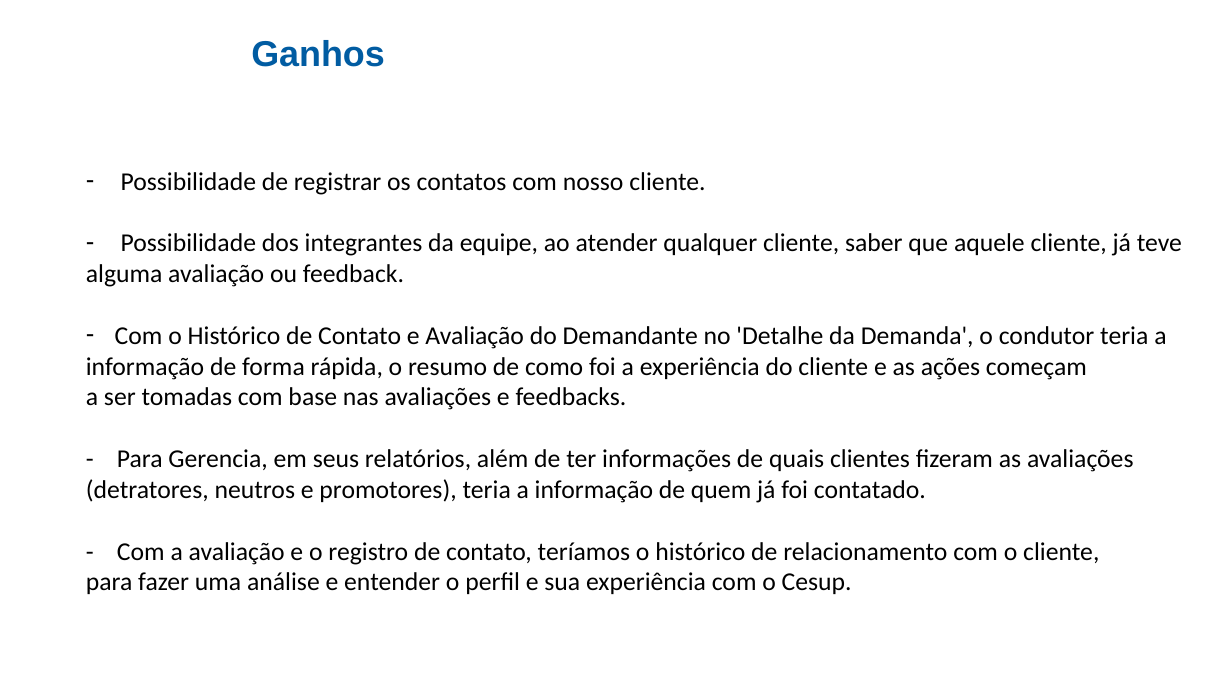
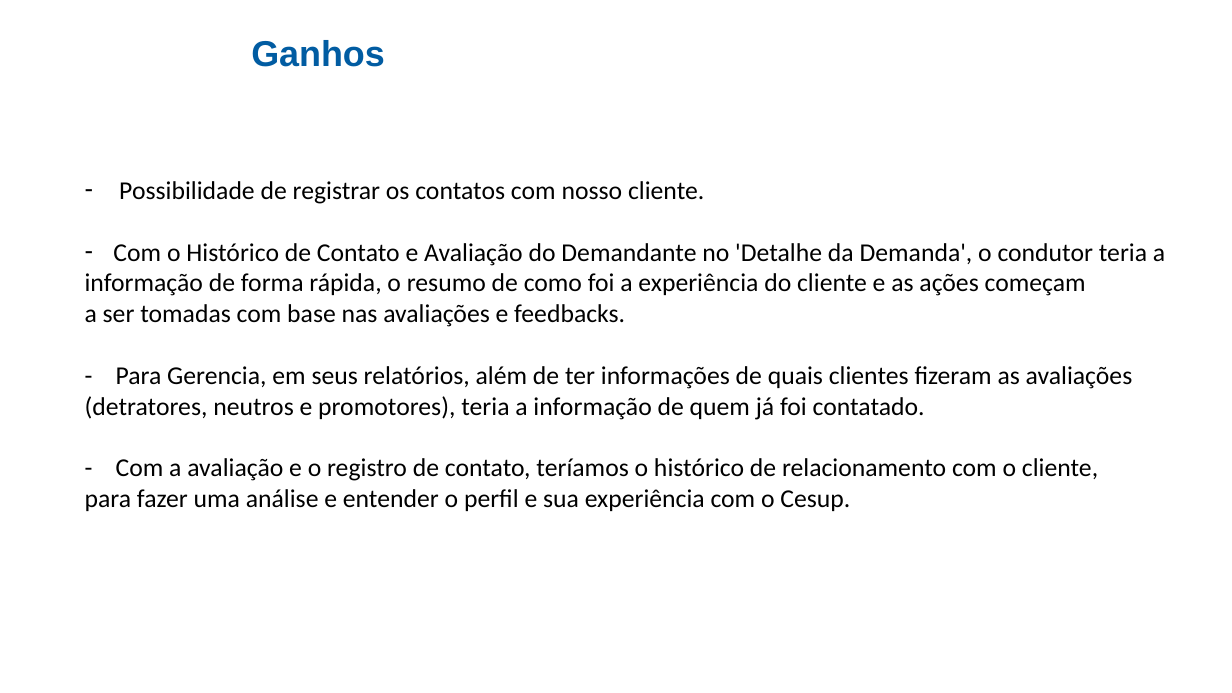
Before and after one commit to cezarnk/projetos, a slide deck: slide 10 of Apresentação Cesup Rede/Projeto 1.pptx. Drawn at 1232x693 pixels with LibreOffice and Linux fonts; fonts in the diff are those of the drawing; background and template pictures are left out. Boxes give left, top, right and bottom in pixels: in the first picture for what was removed or moved away, otherwise in the second. Text is boxed around its words. In the diff, an @@ line names an element or a change of style, - is before the commit and + after.

```diff
--- a/Apresentação Cesup Rede/Projeto 1.pptx
+++ b/Apresentação Cesup Rede/Projeto 1.pptx
@@ text "Possibilidade de registrar os contatos ...": place and size @@
-text "Possibilidade de registrar os contatos ..." at [86, 172, 1182, 594]
+text "Possibilidade de registrar os contatos ..." at [85, 181, 1165, 511]
@@ text at [86, 233, 1182, 287]: paragraphs removed @@
-– Possibilidade dos integrantes da equipe, ao atender qualquer cliente, saber que aquele cliente, já teve
-alguma avaliação ou feedback.
```
Also in this commit, not shown: 4 other slides changed, 3 other files.
